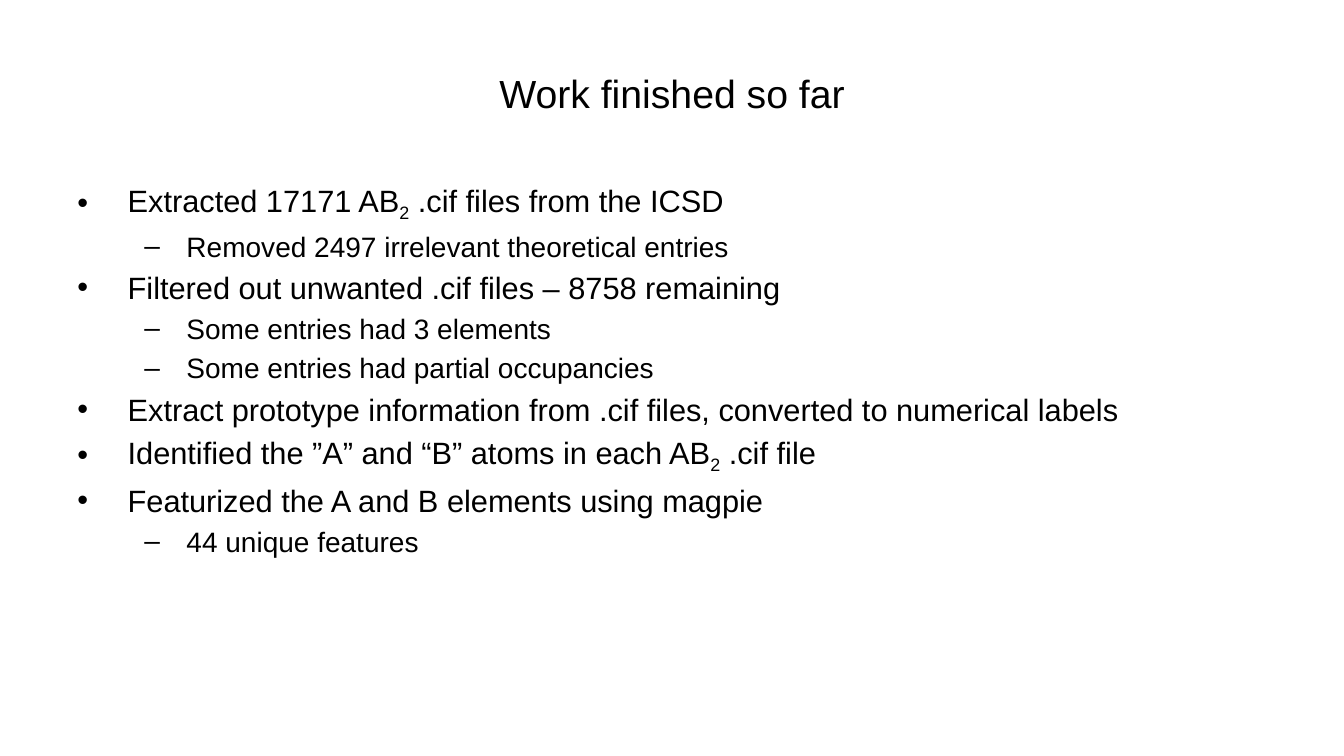
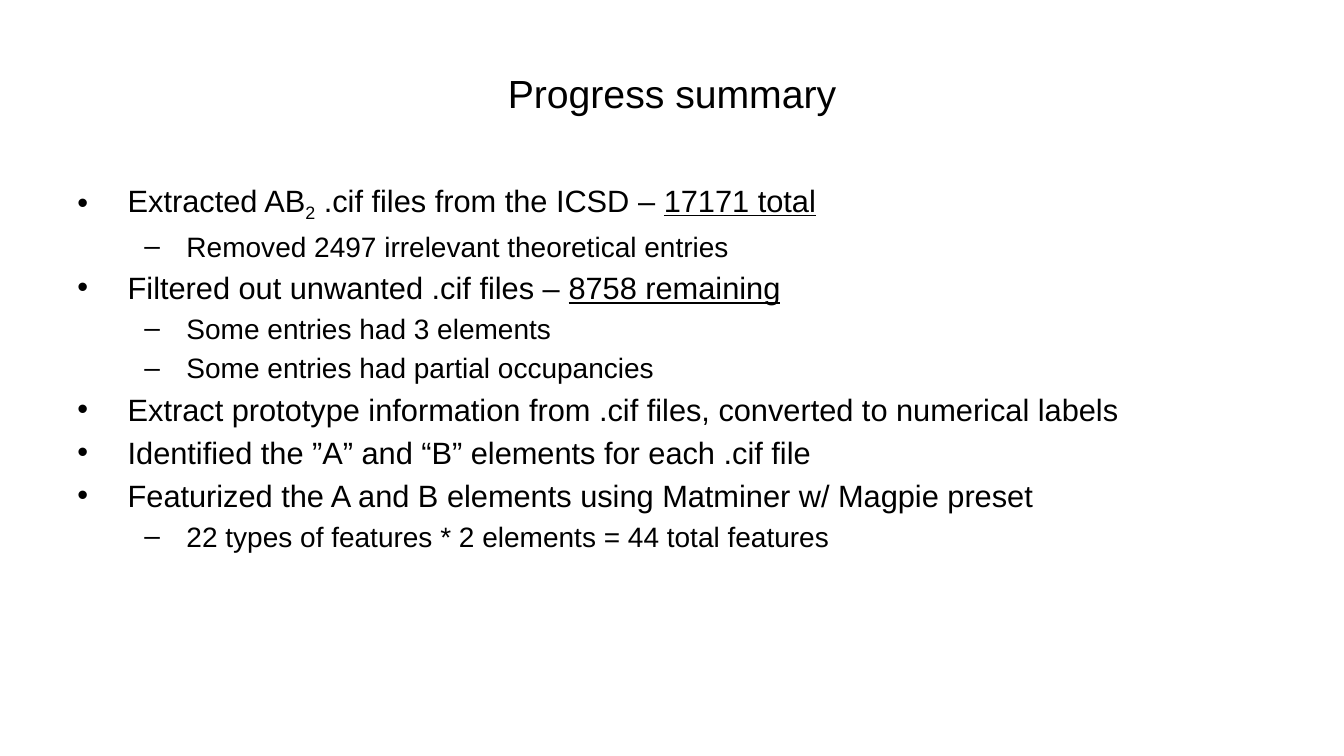
Before and after one commit to AlbertVong/Mat-Hack-2023, a slide deck: slide 2 of powerpoint_slides/group_6_hackathon_update_1.pptx. Drawn at 1344x756 pixels with LibreOffice and Linux fonts; fonts in the diff are those of the drawing; background and template pictures are left out. Boxes give left, top, right and bottom in pixels: in the first picture for what was removed or moved away, otherwise in the second. Text is boxed around its words. In the diff, an @@ line names an element or a change of style, - is before the commit and + after.

Commit message:
new updates

```diff
--- a/powerpoint_slides/group_6_hackathon_update_1.pptx
+++ b/powerpoint_slides/group_6_hackathon_update_1.pptx
@@ title at (508,81,836,116): text changed @@
-Work finished so far
+Progress summary
@@ text at (128,189,816,216): text changed @@
-• Extracted 17171 AB2 .cif files from the ICSD
+• Extracted AB2 .cif files from the ICSD – 17171 total
@@ text at (128,276,780,305): underline on in "8758 remaining" @@
@@ text at (128,441,1032,552): text changed @@
-• Identified the ”A” and “B” atoms in each AB2 .cif file
-• Featurized the A and B elements using magpie
-  – 44 unique features
+• Identified the ”A” and “B” elements for each .cif file
+• Featurized the A and B elements using Matminer w/ Magpie preset
+  – 22 types of features * 2 elements = 44 total features
```
Also in this commit, not shown: 2 other slides changed, 2 slides removed.
